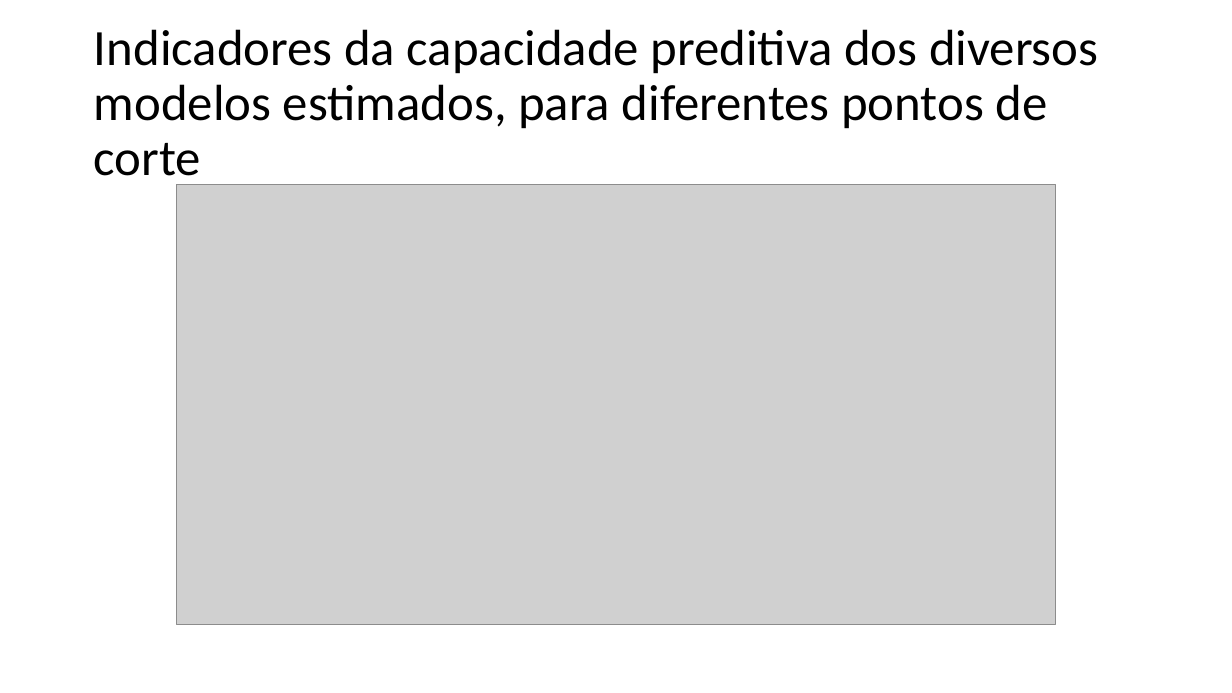
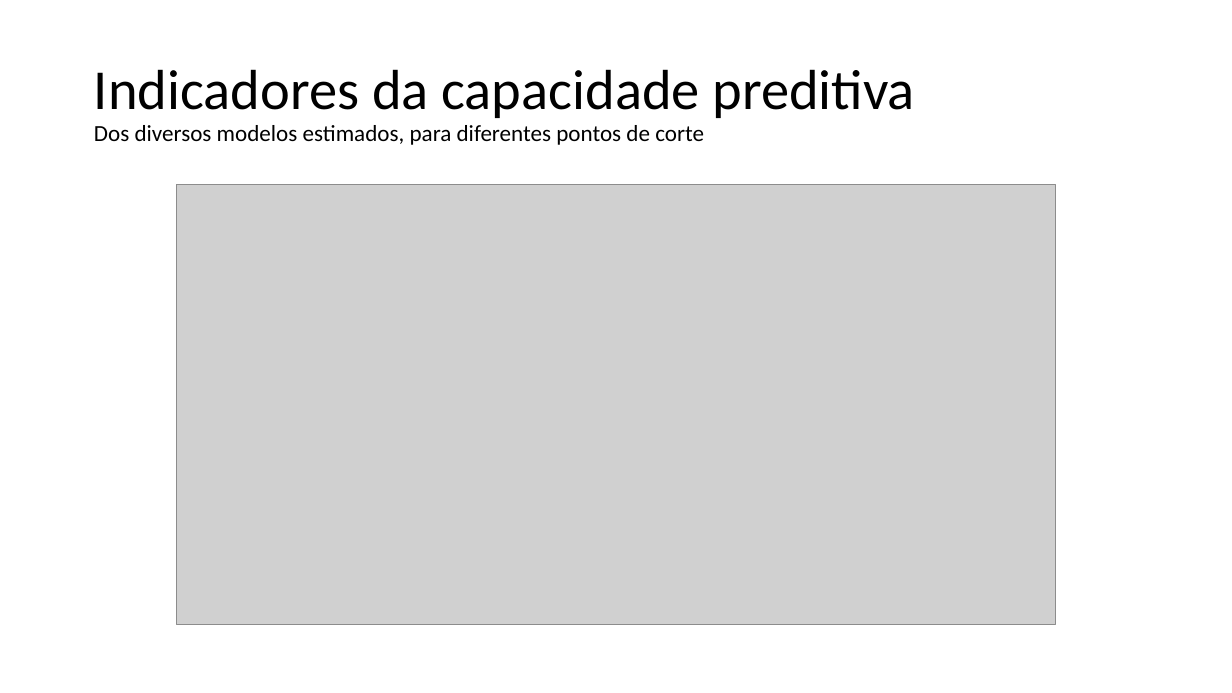
Before and after one commit to franzmonteiro/new_telco_churn, a slide deck: slide 16 of apresentacao.pptx. Drawn at 1232x693 pixels with LibreOffice and Linux fonts; fonts in the diff are those of the drawing; grey boxes stand for pictures; background and template pictures are left out. Boxes give left, top, right and bottom in pixels: in the first picture for what was removed or moved away, otherwise in the second. Text is boxed around its words. In the diff, an @@ line names an element or a change of style, - is before the commit and + after.

```diff
--- a/apresentacao.pptx
+++ b/apresentacao.pptx
@@ title at (94,69,915,145): text changed; size 39.6 to 18 pt @@
-Indicadores da capacidade preditiva dos diversos modelos estimados, para diferentes pontos de corte
+Indicadores da capacidade preditiva
+Dos diversos modelos estimados, para diferentes pontos de corte
```
Also in this commit, not shown: 10 other slides changed, 3 slides added, 4 slides removed.
